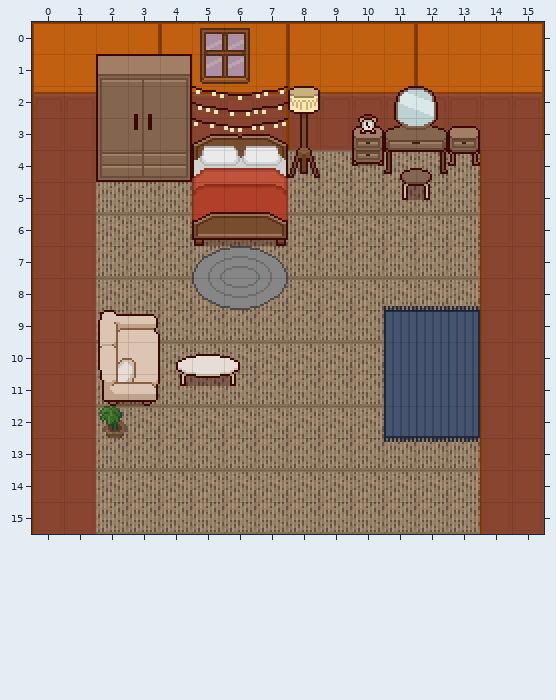
Tiled map, stored at assets/bedroom2KD.tmx. The picture above is the old version.
Cells are 16x16 px. Shown: x 0..15, y 0..15.
After the commit:
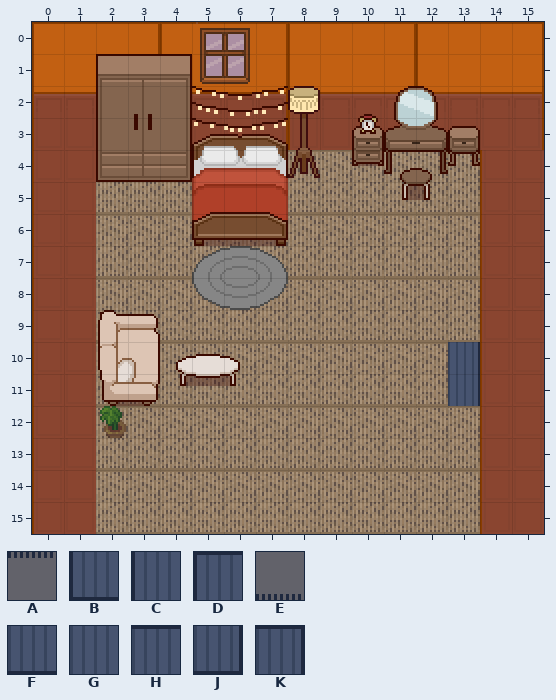
Key: from "decorations_BR": A 101 turned 270, B 102 turned 270, C 103 turned 270, D 105 turned 270, E 106 turned 270, F 114 turned 270, G 115 turned 270, H 117 turned 270, J 126 turned 270, K 129 turned 270.
_ is an empty cell.
Difference:
Layer "Decor":
The author cleared tile A in row 13 at x 11 to 13.
The author cleared tile B in row 12 at x 11.
The author cleared tile C in rows 10 to 11 at x 11.
The author cleared tile D in row 9 at x 11.
The author cleared tile E in row 8 at x 11 to 13.
The author cleared tile F in row 12 at x 12.
The author cleared tile G in rows 10 to 11 at x 12.
The author cleared tile H in row 9 at x 12.
The author cleared tile J in row 12 at x 13.
The author cleared tile K in row 9 at x 13.
Pixel boxes of the changes (left, top, right, bottom) in both pictures:
removed: (384, 306, 480, 442)
